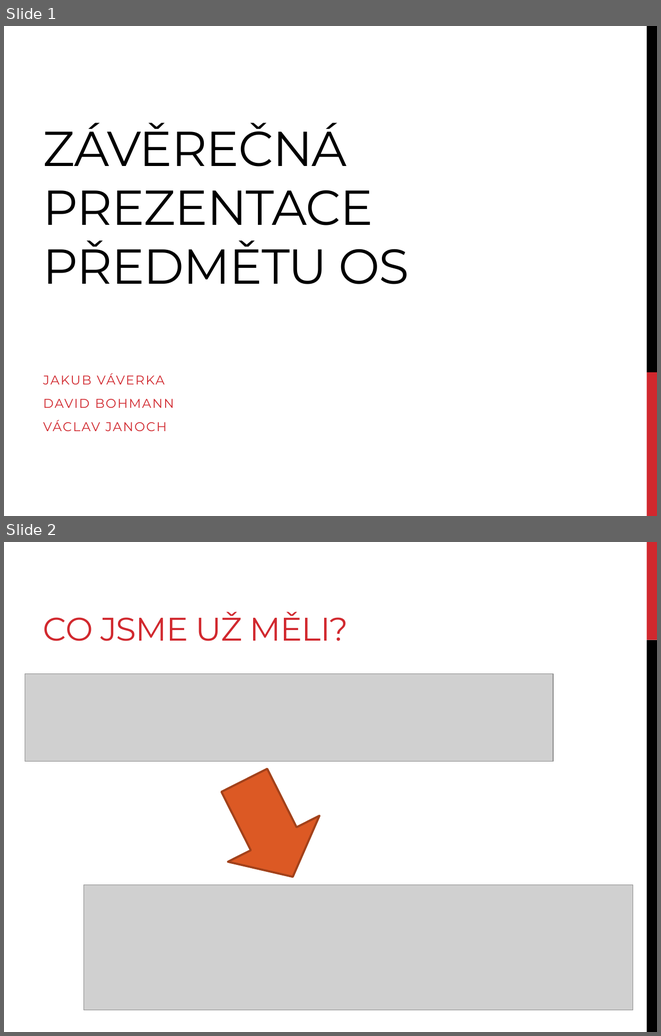
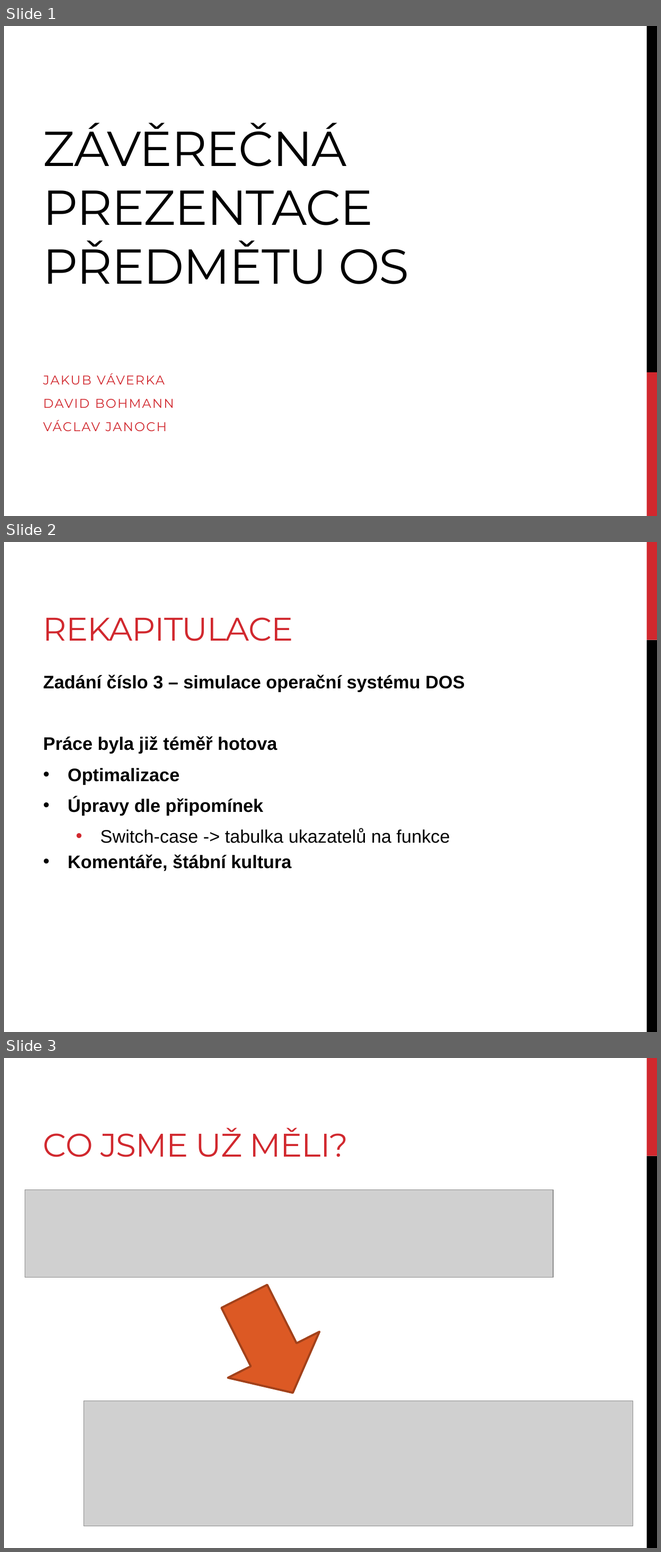
Before and after one commit to LaserPork/OS, a slide deck: Prezentace/Prezentace2.pptx. Shown one above the other, each under a label of ours: slides 1 and 2 before the commit, slides 1, 2 and 3 after it. The pictures are 661x1036 and 661x1552 pixels, drawn with LibreOffice and Linux fonts; fonts in the diff are those of the drawing; grey boxes stand for pictures. Boxes give left, top, right and bottom in pixels: in the first picture for what was removed or moved away, otherwise in the second. Text is boxed around its words. In the diff, an @@ line names an element or a change of style, - is before the commit and + after.

Commit message:
Upravy 2.prezentace (pridan 2.slide)

```diff
--- a/Prezentace/Prezentace2.pptx
+++ b/Prezentace/Prezentace2.pptx
@@ slide 2 added at <box>4,542,657,1032</box>, background #FFFFFF; not listed: 2 template elements that a slide beside it also shows @@
@@ title added at <box>43,617,293,641</box>, 36 pt, text #D1282E @@
+REKAPITULACE
@@ text added at <box>43,674,465,871</box>, 20 pt, text #000000, bold @@
+Zadání číslo 3 – simulace operační systému DOS
+Práce byla již téměř hotova
+• Optimalizace
+• Úpravy dle připomínek
+  • Switch-case -> tabulka ukazatelů na funkce
+• Komentáře, štábní kultura
@@ what was slide 2 is now slide 3 @@
```
